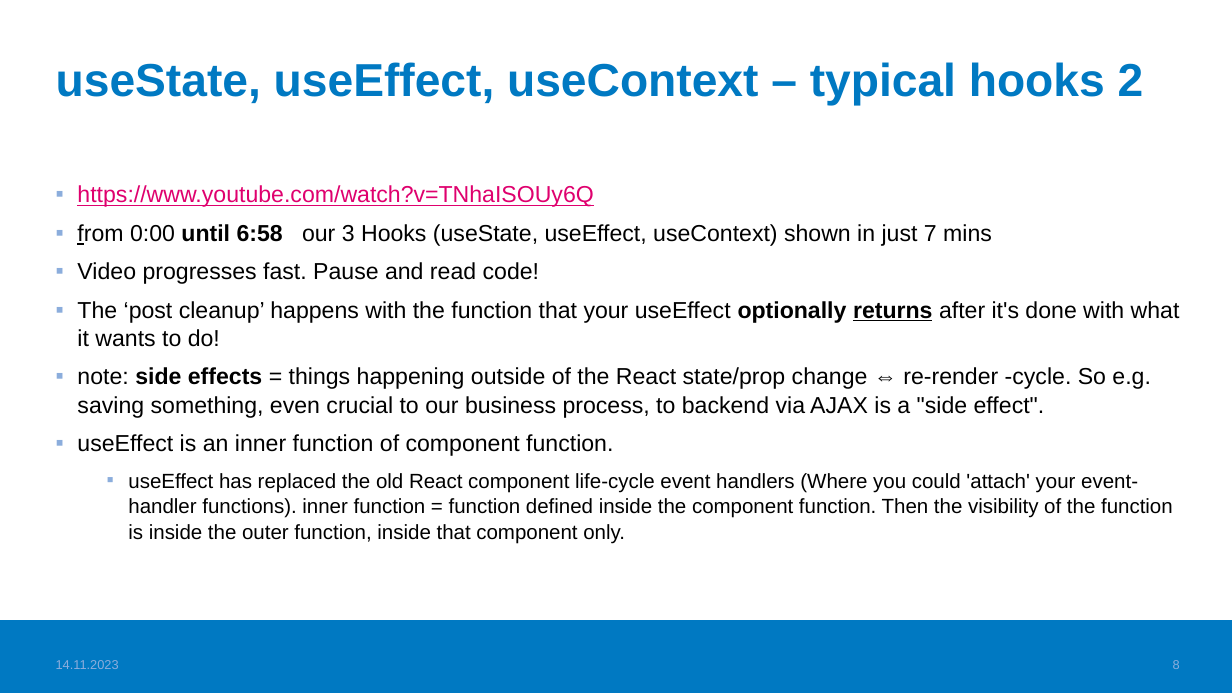
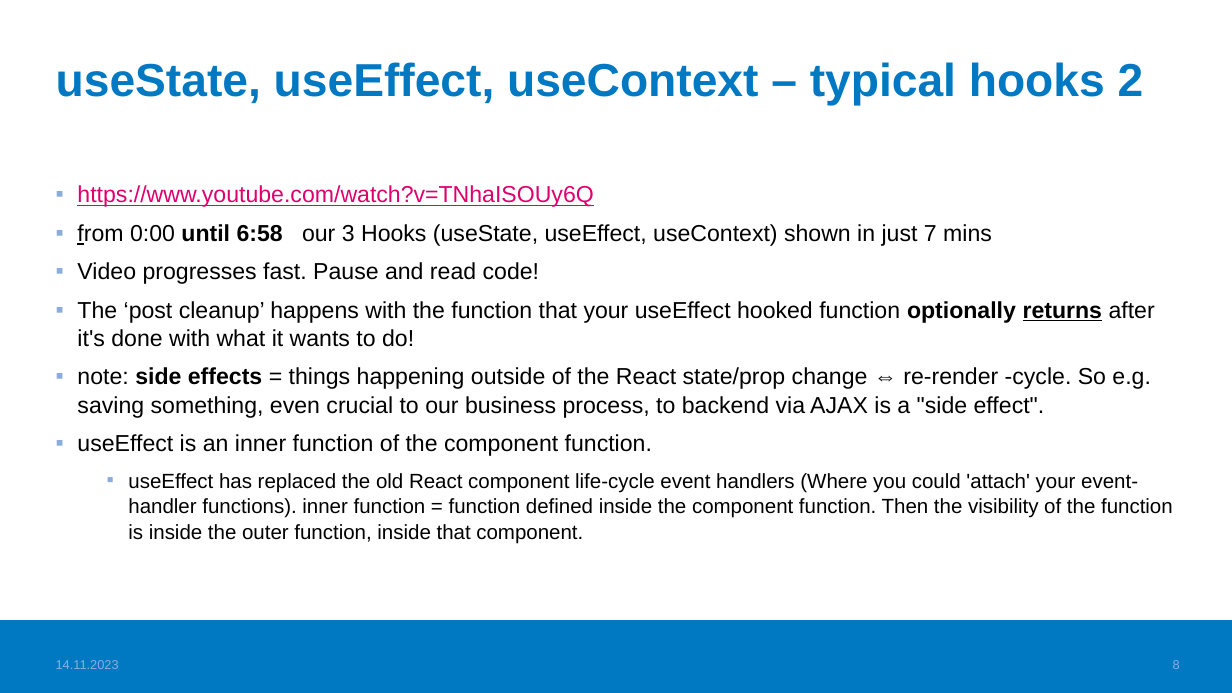
Before and after one commit to valju/docs_frontend_design, a slide deck: slide 8 of FrontendStuff_ForExam.pptx. Drawn at 1232x693 pixels with LibreOffice and Linux fonts; fonts in the diff are those of the drawing; background and template pictures are left out. Boxes give left, top, right and bottom in pixels: in the first picture for what was removed or moved away, otherwise in the second. Text is boxed around its words. In the diff, an @@ line names an element or a change of style, - is before the commit and + after.

```diff
--- a/FrontendStuff_ForExam.pptx
+++ b/FrontendStuff_ForExam.pptx
@@ text at [77, 301, 1155, 347]: text changed @@
-▪ The ‘post cleanup’ happens with the function that your useEffect optionally returns after it's done with what it wants to do!
+▪ The ‘post cleanup’ happens with the function that your useEffect hooked function optionally returns after it's done with what it wants to do!
@@ text at [77, 434, 1173, 544]: text changed @@
-▪ useEffect is an inner function of component function.
-  ▪ useEffect has replaced the old React component life-cycle event handlers (Where you could 'attach' your event-handler functions). inner function = function defined inside the component function. Then the visibility of the function is inside the outer function, inside that component only.
+▪ useEffect is an inner function of the component function.
+  ▪ useEffect has replaced the old React component life-cycle event handlers (Where you could 'attach' your event-handler functions). inner function = function defined inside the component function. Then the visibility of the function is inside the outer function, inside that component.
```
Also in this commit, not shown: 8 other slides changed, 1 other file.
